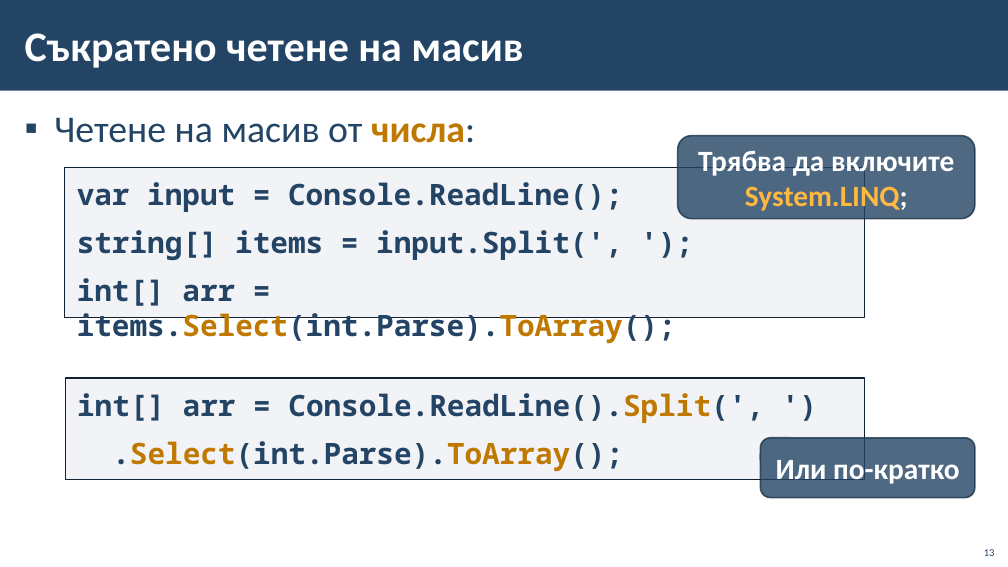
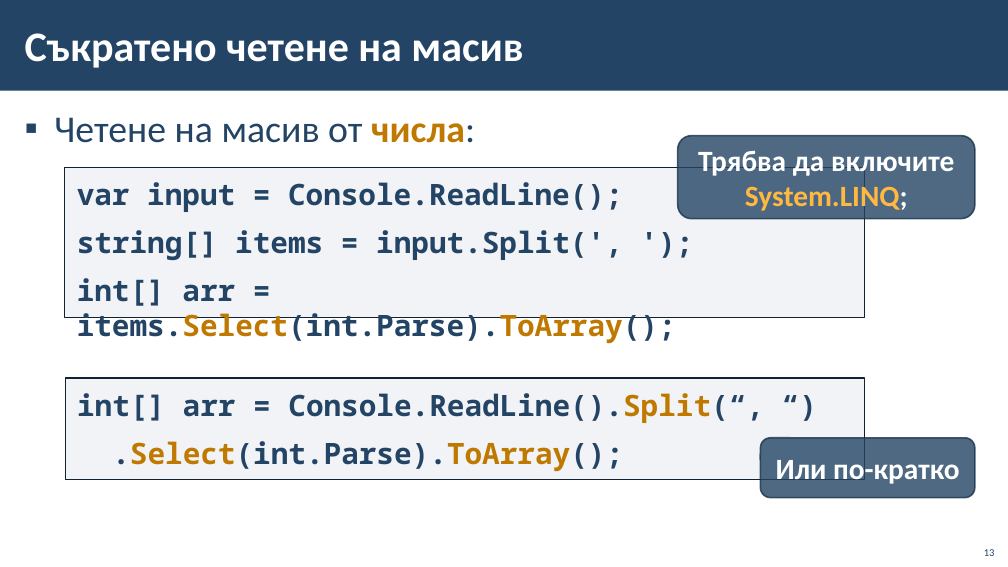
Before and after one commit to ahmedmatem/ppmg, a slide deck: slide 13 of XI class/02. DS and Algo - Module 2/01. Масиви-Arrays/01. Arrays-Basics.pptx. Drawn at 1008x567 pixels with LibreOffice and Linux fonts; fonts in the diff are those of the drawing; background and template pictures are left out. Boxes give left, top, right and bottom in pixels: in the first picture for what was removed or moved away, otherwise in the second. Text is boxed around its words. In the diff, an @@ line names an element or a change of style, - is before the commit and + after.

```diff
--- a/XI class/02. DS and Algo - Module 2/01. Масиви-Arrays/01. Arrays-Basics.pptx
+++ b/XI class/02. DS and Algo - Module 2/01. Масиви-Arrays/01. Arrays-Basics.pptx
@@ text in rectangle at (77, 393, 764, 423): text changed @@
-int[] arr = Console.ReadLine().Split(', ')
+int[] arr = Console.ReadLine().Split(“, “)
```
Also in this commit, not shown: 1 other slide changed, 24 other files.
